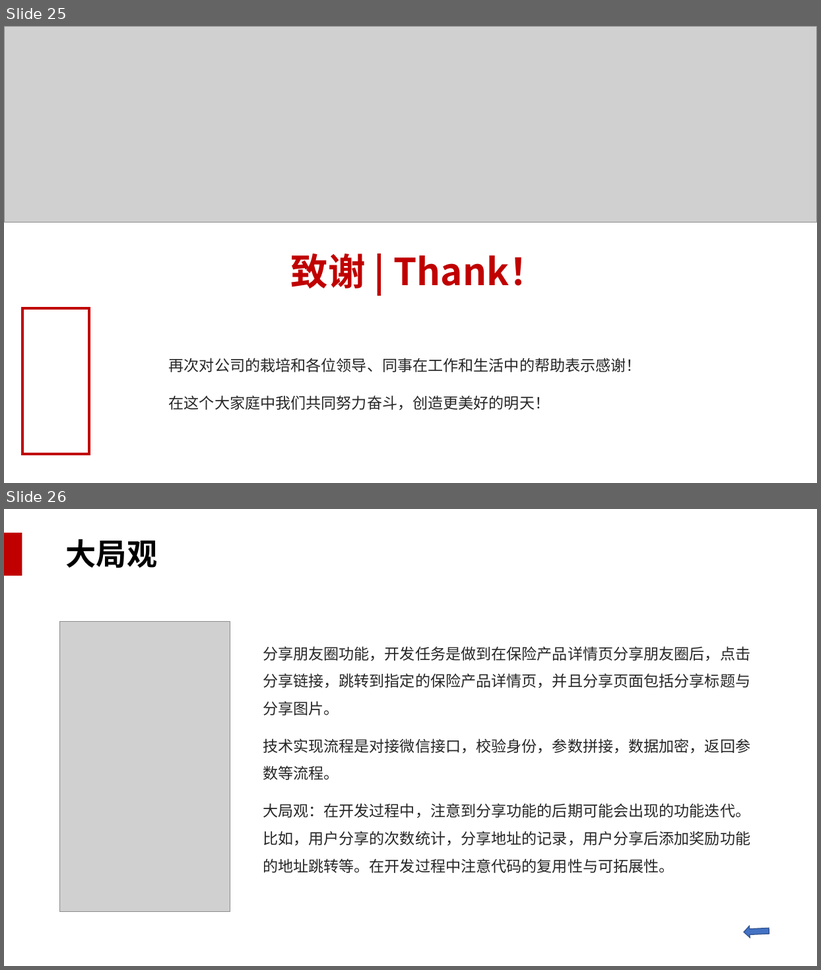
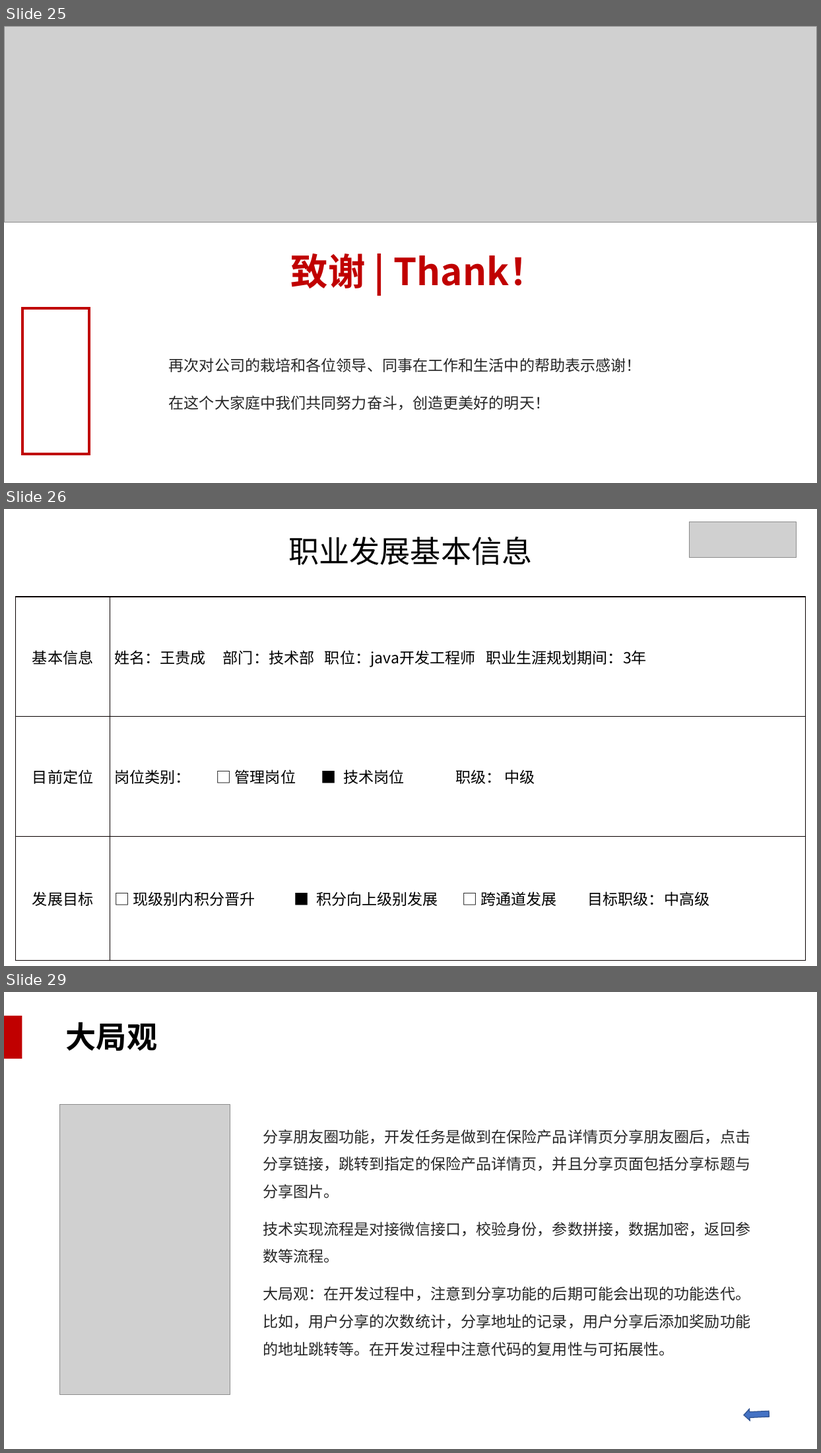
Before and after one commit to WakingFox/myself, a slide deck: 转正述职/王贵成转正述职报告.pptx. Shown one above the other, each under a label of ours: slides 25 and 26 before the commit, slides 25, 26 and 29 after it; the slides between them are not shown. The pictures are 821x970 and 821x1453 pixels, drawn with LibreOffice and Linux fonts; fonts in the diff are those of the drawing; grey boxes stand for pictures; background and template pictures are left out. Boxes give left, top, right and bottom in pixels: in the first picture for what was removed or moved away, otherwise in the second. Text is boxed around its words. In the diff, an @@ line names an element or a change of style, - is before the commit and + after.

```diff
--- a/转正述职/王贵成转正述职报告.pptx
+++ b/转正述职/王贵成转正述职报告.pptx
@@ slide 26 added at [4,509,817,966], background picture (left out) @@
@@ picture added at [690,522,797,558] @@
@@ title added at [288,537,533,565], 36 pt, text #000000 @@
+职业发展基本信息
@@ table added at [16,597,805,961], 3 rows, 2 columns @@
+基本信息 | 姓名：王贵成 部门：技术部 职位：java开发工程师 职业生涯规划期间：3年
+目前定位 | 岗位类别： □ 管理岗位 ■ 技术岗位 职级： 中级
+发展目标 | □ 现级别内积分晋升 ■ 积分向上级别发展 □ 跨通道发展 目标职级：中高级
@@ what was slide 26 is now slide 29 @@
```
Also in this commit, not shown: 2 other slides added.
